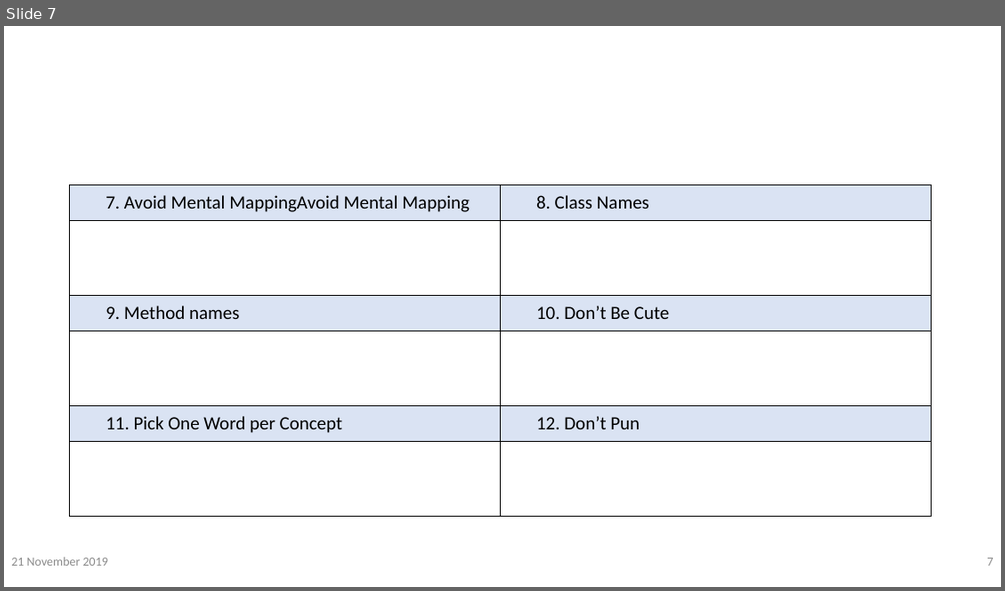
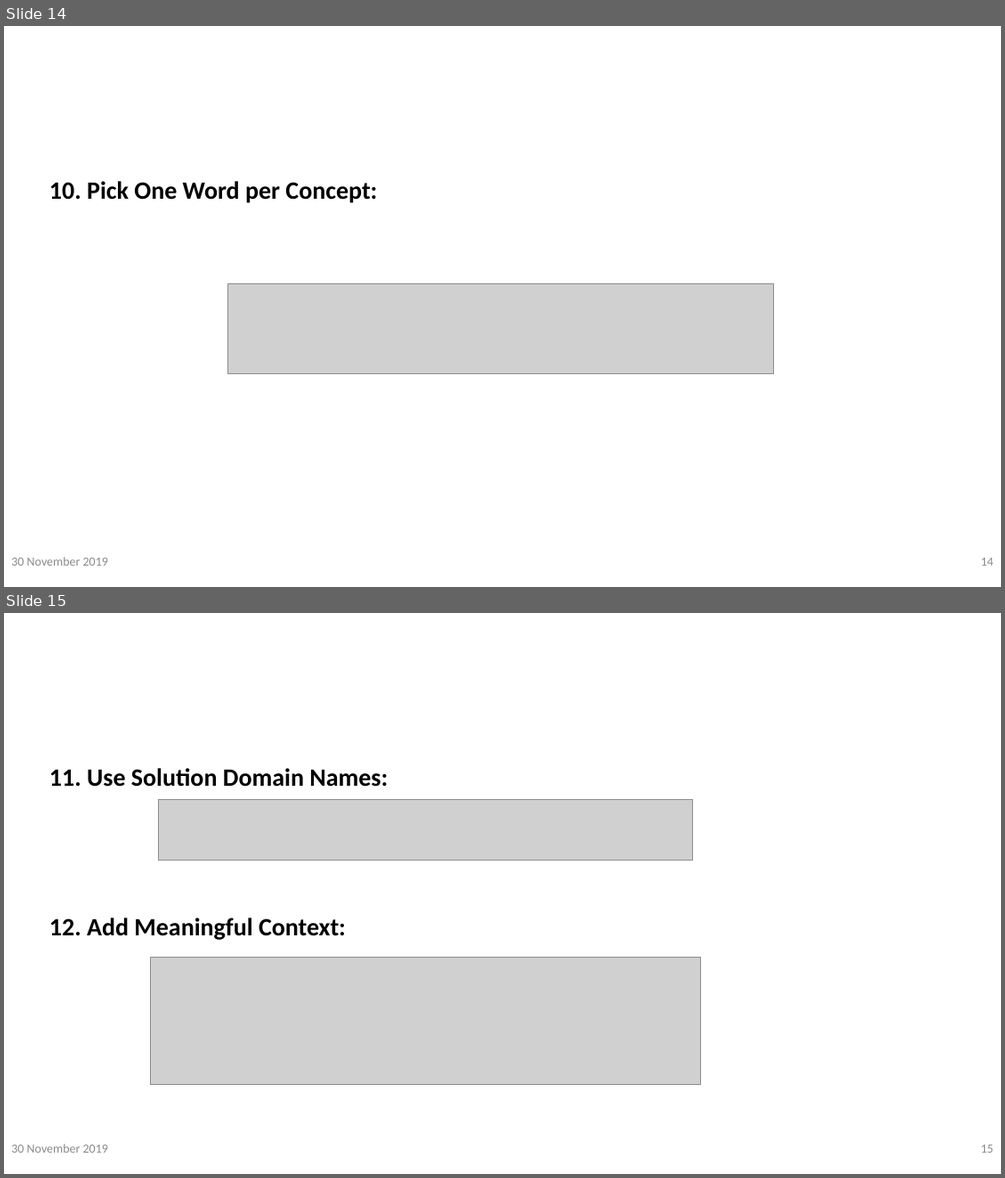
Before and after one commit to vinanti/Skills, a slide deck: PPT/Clean Code/Clean Code.pptx. Shown one above the other, each under a label of ours: slide 7 before the commit, slides 14 and 15 after it. The pictures are 1005x591 and 1005x1178 pixels, drawn with LibreOffice and Linux fonts; fonts in the diff are those of the drawing; grey boxes stand for pictures; background and template pictures are left out. Boxes give left, top, right and bottom in pixels: in the first picture for what was removed or moved away, otherwise in the second. Text is boxed around its words. In the diff, an @@ line names an element or a change of style, - is before the commit and + after.

```diff
--- a/PPT/Clean Code/Clean Code.pptx
+++ b/PPT/Clean Code/Clean Code.pptx
@@ slide 15 added at (4, 613, 1001, 1174), background picture (left out) @@
@@ text added at (49, 768, 388, 936), 24 pt, text #000000, bold @@
+11. Use Solution Domain Names:
+12. Add Meaningful Context:
@@ picture added at (159, 799, 694, 860) @@
@@ text added at (134, 917, 252, 940), 48 pt, text #FFFFFF, bold @@
+Meaningful Name
@@ picture added at (151, 957, 701, 1084) @@
@@ text added at (11, 1143, 108, 1152), 12 pt, text #8C8C8C @@
+30 November 2019
@@ page number added at (980, 1144, 993, 1152), 12 pt, text #8C8C8C @@
+15
@@ what was slide 7 is now slide 14 @@
@@ slide 14 changed as well @@
@@ text added at (49, 181, 377, 203), 24 pt, text #000000, bold @@
+10. Pick One Word per Concept:
@@ table removed at (70, 184, 931, 516), 6 rows, 2 columns @@
-7. Avoid Mental MappingAvoid Mental Mapping | 8. Class Names
- | 
-9. Method names | 10. Don’t Be Cute
- | 
-11. Pick One Word per Concept | 12. Don’t Pun
- | 
@@ picture added at (227, 284, 773, 374) @@
@@ text at (11, 556, 108, 565): text changed @@
-21 November 2019
+30 November 2019
@@ page number at (980, 557, 993, 565): text changed @@
-7
+14
```
Also in this commit, not shown: 19 other slides changed, 31 other slides added, 1 other file.
